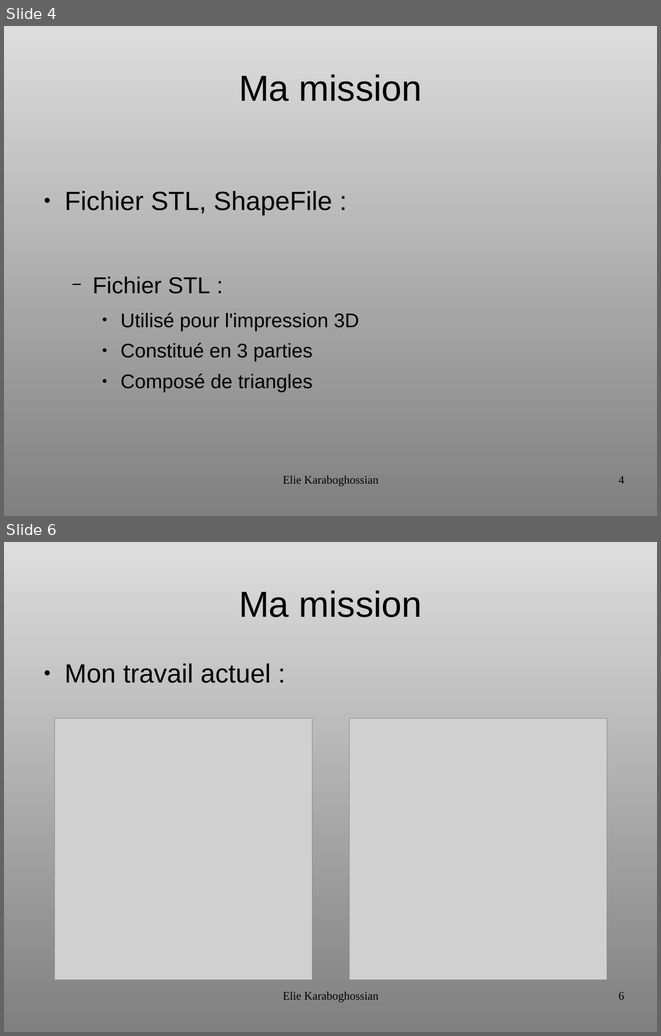
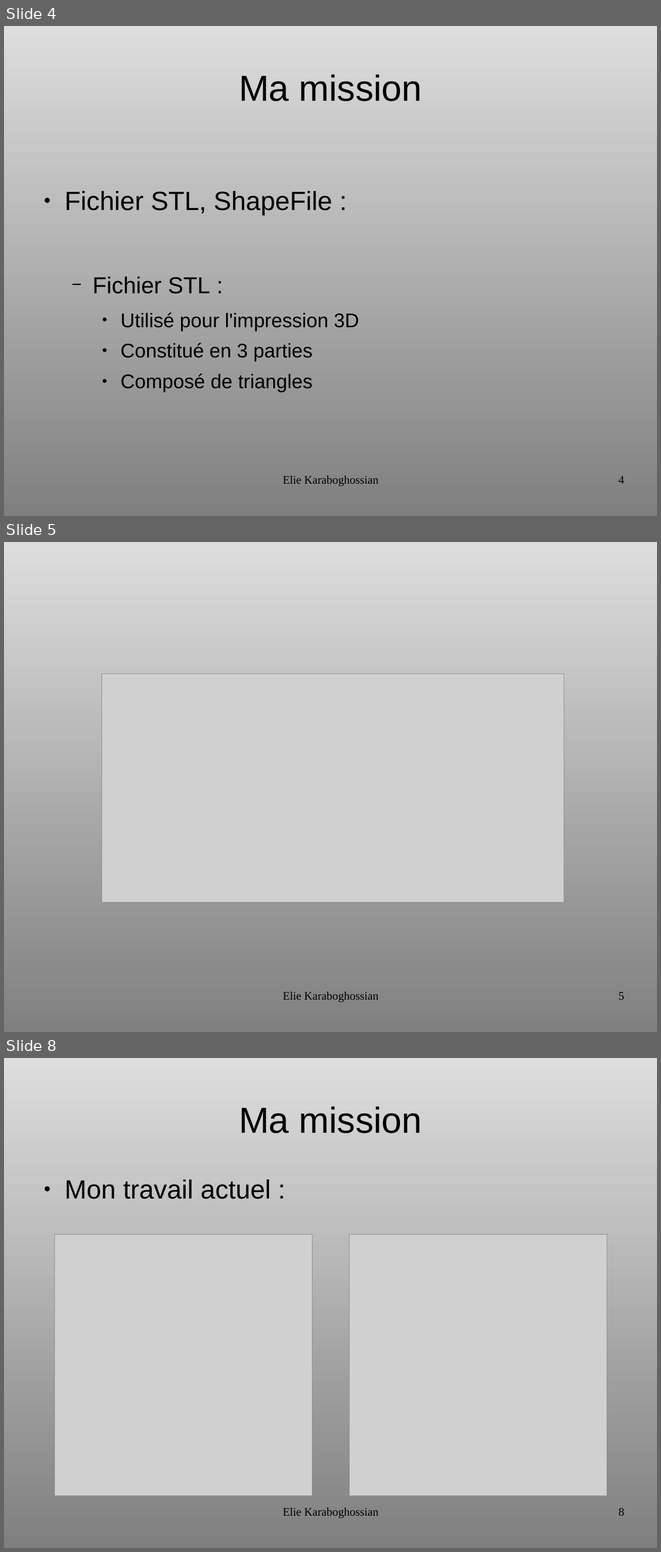
Before and after one commit to ElieKara/ShapeFile-To-STL, a slide deck: FichierAutre/Presentation IRD.odp. Shown one above the other, each under a label of ours: slides 4 and 6 before the commit, slides 4, 5 and 8 after it; the slides between them are not shown. The pictures are 661x1036 and 661x1552 pixels, drawn with LibreOffice and Linux fonts; fonts in the diff are those of the drawing; grey boxes stand for pictures. Boxes give left, top, right and bottom in pixels: in the first picture for what was removed or moved away, otherwise in the second. Text is boxed around its words. In the diff, an @@ line names an element or a change of style, - is before the commit and + after.

```diff
--- a/FichierAutre/Presentation IRD.odp
+++ b/FichierAutre/Presentation IRD.odp
@@ slide 5 added at box(4, 542, 657, 1032), background gradient #DDDDDD to #808080 @@
@@ picture added at box(102, 674, 564, 902) @@
@@ text added at box(283, 991, 378, 1002), 14 pt, text #000000 @@
+Elie Karaboghossian
@@ page number added at box(618, 992, 624, 999), 14 pt, text #000000 @@
+5
@@ what was slide 6 is now slide 8 @@
@@ page number at box(618, 1507, 624, 1515): text changed @@
-6
+8
```
Also in this commit, not shown: 2 slides changed, 1 other slide added, 12 other files.
